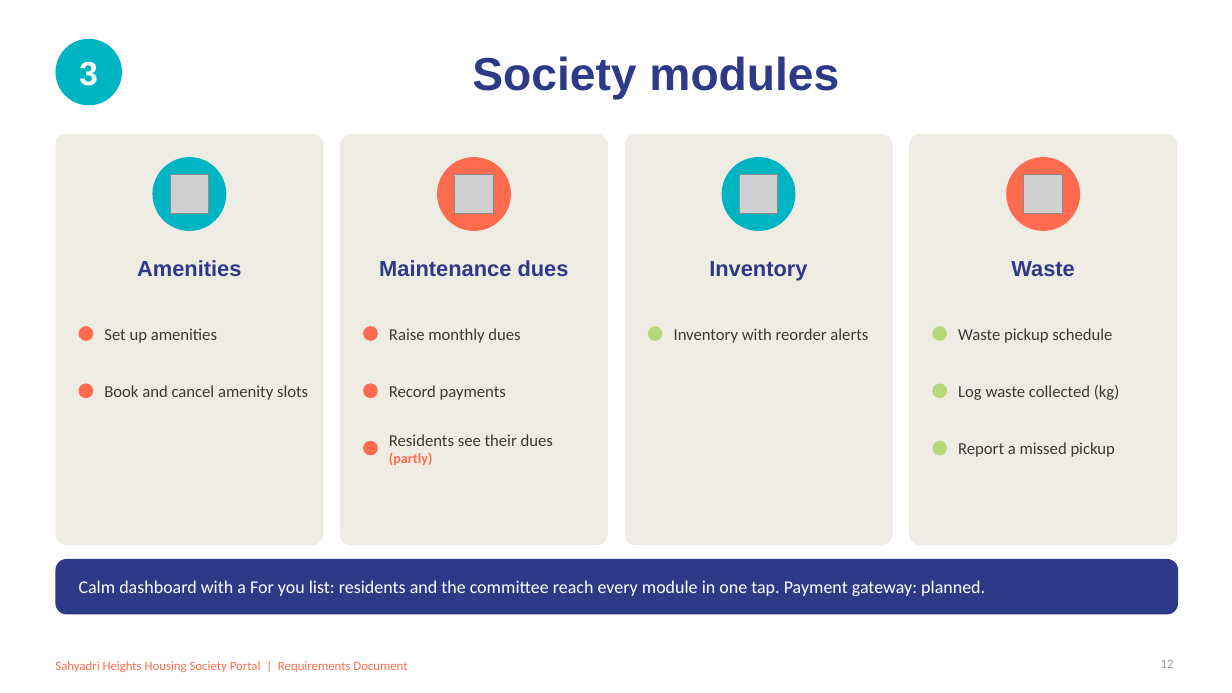
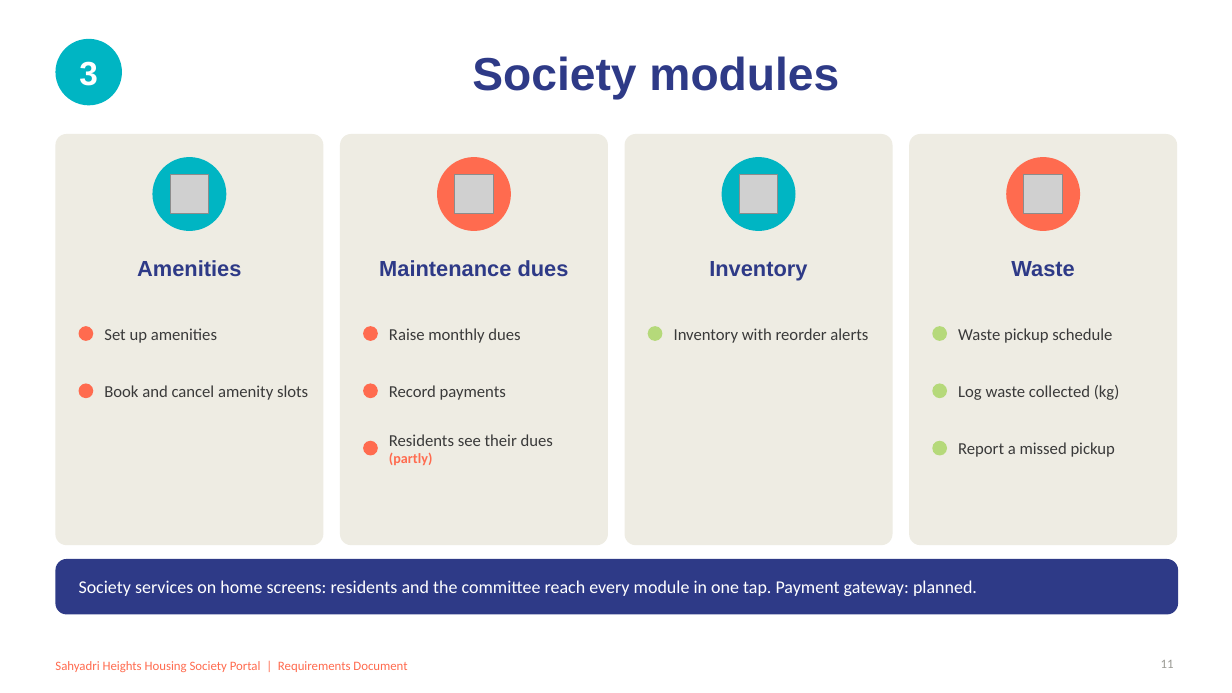
Before and after one commit to beerus-Ai/housing-portal, a slide deck: slide 11 of Requirements Documents/Requirements Presentation.pptx (slide 12 before the commit). Drawn at 1232x693 pixels with LibreOffice and Linux fonts; fonts in the diff are those of the drawing; grey boxes stand for pictures. Boxes give left, top, right and bottom in pixels: in the first picture for what was removed or moved away, otherwise in the second. Text is boxed around its words. In the diff, an @@ line names an element or a change of style, - is before the commit and + after.

```diff
--- a/Requirements Documents/Requirements Presentation.pptx
+++ b/Requirements Documents/Requirements Presentation.pptx
@@ text at box(79, 580, 977, 596): text changed @@
-Calm dashboard with a For you list: residents and the committee reach every module in one tap. Payment gateway: planned.
+Society services on home screens: residents and the committee reach every module in one tap. Payment gateway: planned.
```
Also in this commit, not shown: 7 other slides changed, 9 slides added, 2 slides removed.
